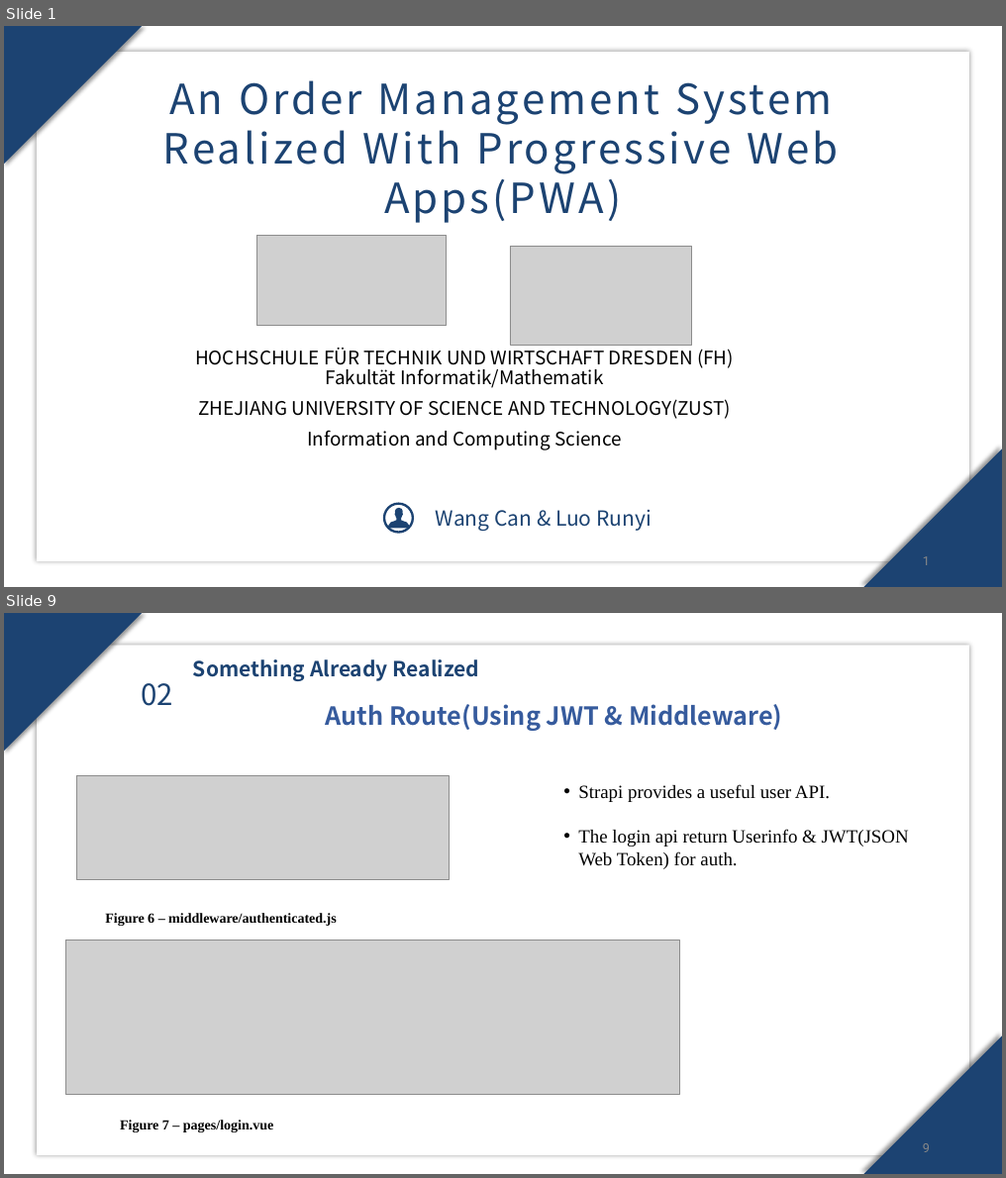
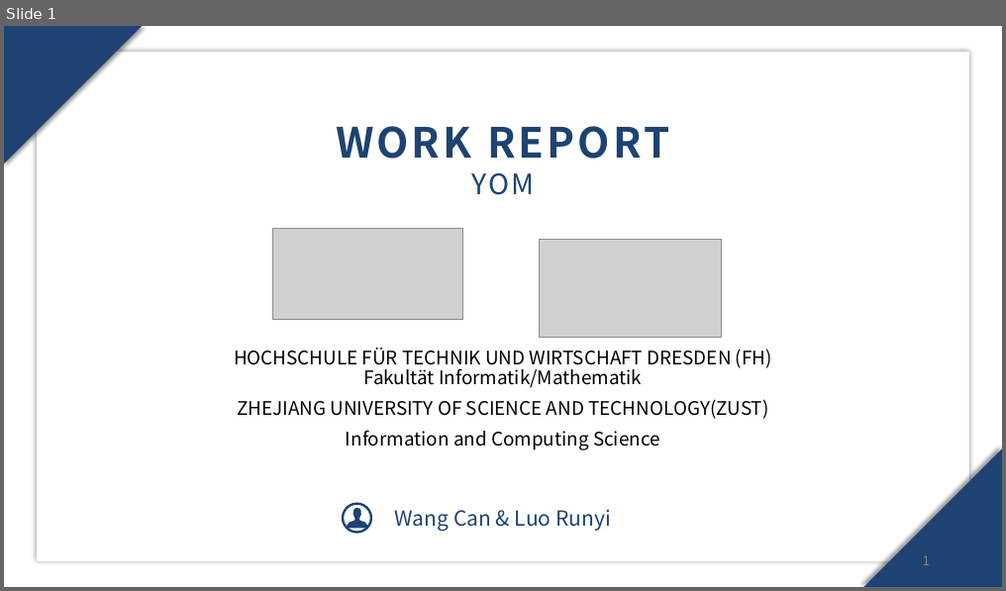
Before and after one commit to SuperRun/Yom, a slide deck: document/work report.pptx. Shown one above the other, each under a label of ours: slides 1 and 9 before the commit, slide 1 after it; the slides between them are not shown. The pictures are 1006x1178 and 1006x591 pixels, drawn with LibreOffice and Linux fonts; fonts in the diff are those of the drawing; grey boxes stand for pictures; background and template pictures are left out. Boxes give left, top, right and bottom in pixels: in the first picture for what was removed or moved away, otherwise in the second. Text is boxed around its words. In the diff, an @@ line names an element or a change of style, - is before the commit and + after.

Commit message:
work report

```diff
--- a/document/work report.pptx
+++ b/document/work report.pptx
@@ slide 9 removed at <box>4,613,1002,1174</box>, background picture (left out) @@
@@ rectangle removed at <box>4,613,1001,1173</box> @@
@@ freeform shape removed at <box>4,613,143,751</box> @@
@@ rectangle removed at <box>37,646,969,1156</box> @@
@@ text removed at <box>193,660,480,681</box> @@
-Something Already Realized
@@ text removed at <box>141,683,173,706</box> @@
-02
@@ text removed at <box>325,704,782,731</box> @@
-Auth Route(Using JWT & Middleware)
@@ picture removed at <box>76,776,449,880</box> @@
@@ text removed at <box>578,784,909,869</box> @@
-• Strapi provides a useful user API.
-• The login api return Userinfo & JWT(JSON Web Token) for auth.
@@ text removed at <box>105,913,337,926</box> @@
-Figure 6 – middleware/authenticated.js
@@ picture removed at <box>65,940,679,1095</box> @@
@@ freeform shape removed at <box>863,1036,1002,1174</box> @@
@@ text removed at <box>120,1120,273,1133</box> @@
-Figure 7 – pages/login.vue
@@ page number removed at <box>923,1144,930,1153</box> @@
-9
@@ slide 1 changed as well @@
@@ text at <box>336,126,669,195</box>: text changed; bold on @@
-An Order Management System Realized With Progressive Web Apps(PWA)
+WORK REPORT
+YOM
@@ picture: place and size @@
-picture at <box>256,235,447,325</box>
+picture at <box>273,229,463,319</box>
@@ picture: place and size @@
-picture at <box>510,247,692,345</box>
+picture at <box>540,240,721,338</box>
@@ subtitle "HOCHSCHULE FÜR TECHNIK UND WIRTSCHAFT ...": place and size @@
-subtitle "HOCHSCHULE FÜR TECHNIK UND WIRTSCHAFT ..." at <box>195,345,734,451</box>
+subtitle "HOCHSCHULE FÜR TECHNIK UND WIRTSCHAFT ..." at <box>234,348,772,451</box>
@@ 1 text, 1 freeform shape, 1 ellipse: place and size @@
-1 text, 1 freeform shape, 1 ellipse at <box>384,503,651,532</box>
+1 text, 1 freeform shape, 1 ellipse at <box>343,503,611,532</box>
```
Also in this commit, not shown: 2 other slides changed, 10 slides added, 9 other slides removed.
